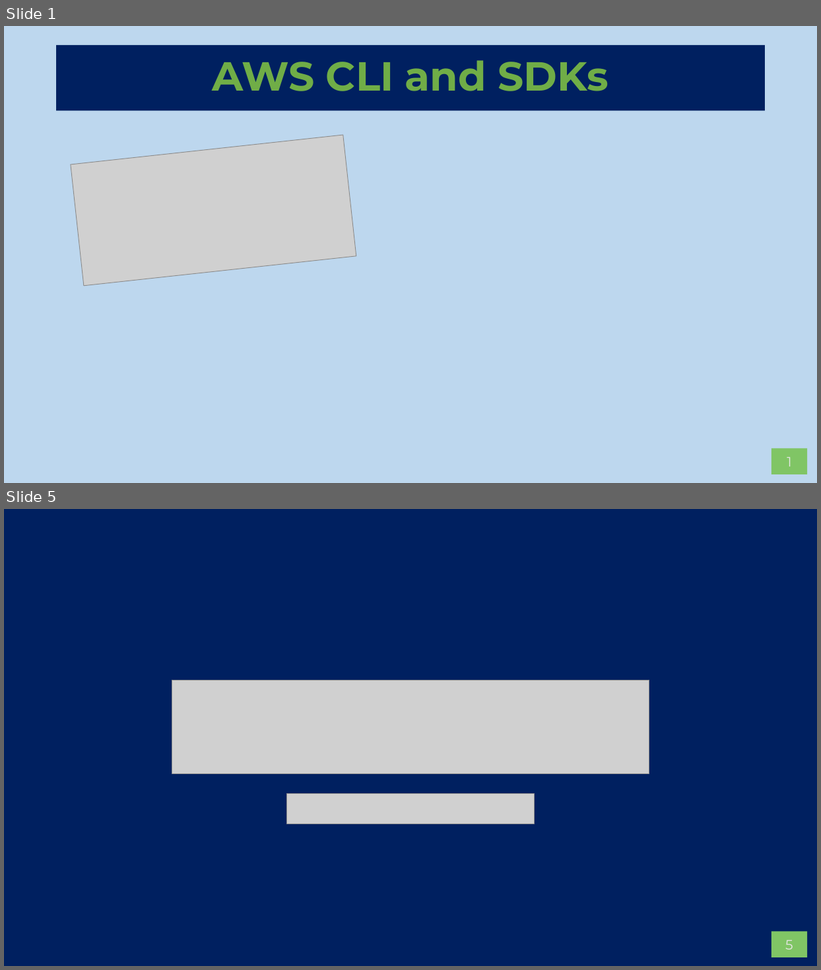
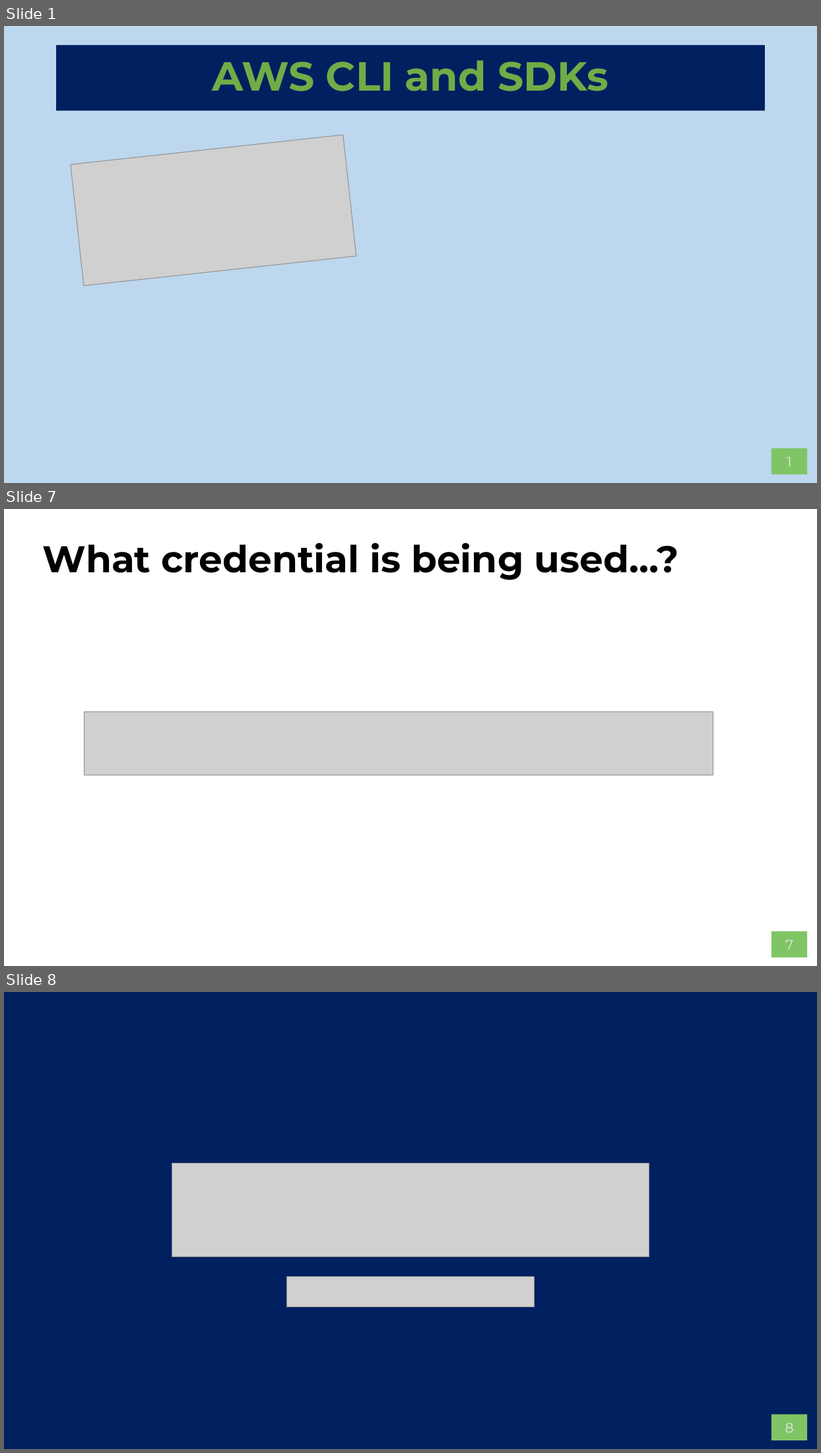
Before and after one commit to AWS-Competence-Group/sessions, a slide deck: 04-aws-cli/04-aws-cli.pptx. Shown one above the other, each under a label of ours: slides 1 and 5 before the commit, slides 1, 7 and 8 after it; the slides between them are not shown. The pictures are 821x970 and 821x1453 pixels, drawn with LibreOffice and Linux fonts; fonts in the diff are those of the drawing; grey boxes stand for pictures; background and template pictures are left out. Boxes give left, top, right and bottom in pixels: in the first picture for what was removed or moved away, otherwise in the second. Text is boxed around its words. In the diff, an @@ line names an element or a change of style, - is before the commit and + after.

```diff
--- a/04-aws-cli/04-aws-cli.pptx
+++ b/04-aws-cli/04-aws-cli.pptx
@@ slide 7 added at [4, 509, 817, 966], background #FFFFFF; not listed: 1 template element that a slide beside it also shows @@
@@ title added at [42, 543, 679, 580], 44 pt, text #000000, bold @@
+What credential is being used…?
@@ picture added at [85, 712, 714, 776] @@
@@ what was slide 5 is now slide 8 @@
@@ page number at [785, 1423, 794, 1433]: text changed @@
-5
+8
```
Also in this commit, not shown: 3 slides changed, 2 other slides added, 10 slides removed.
